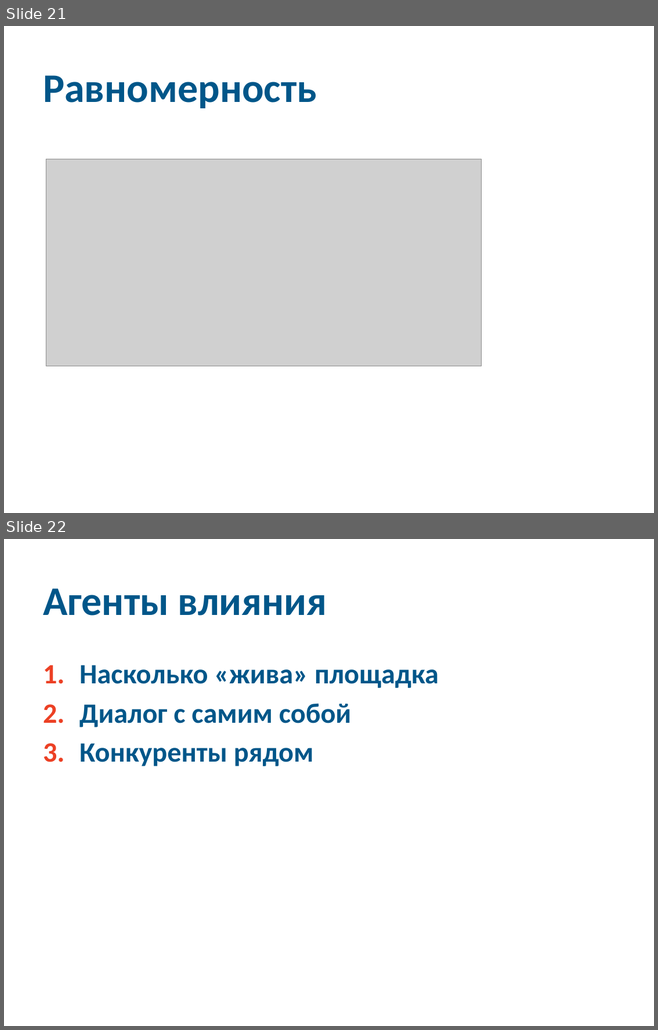
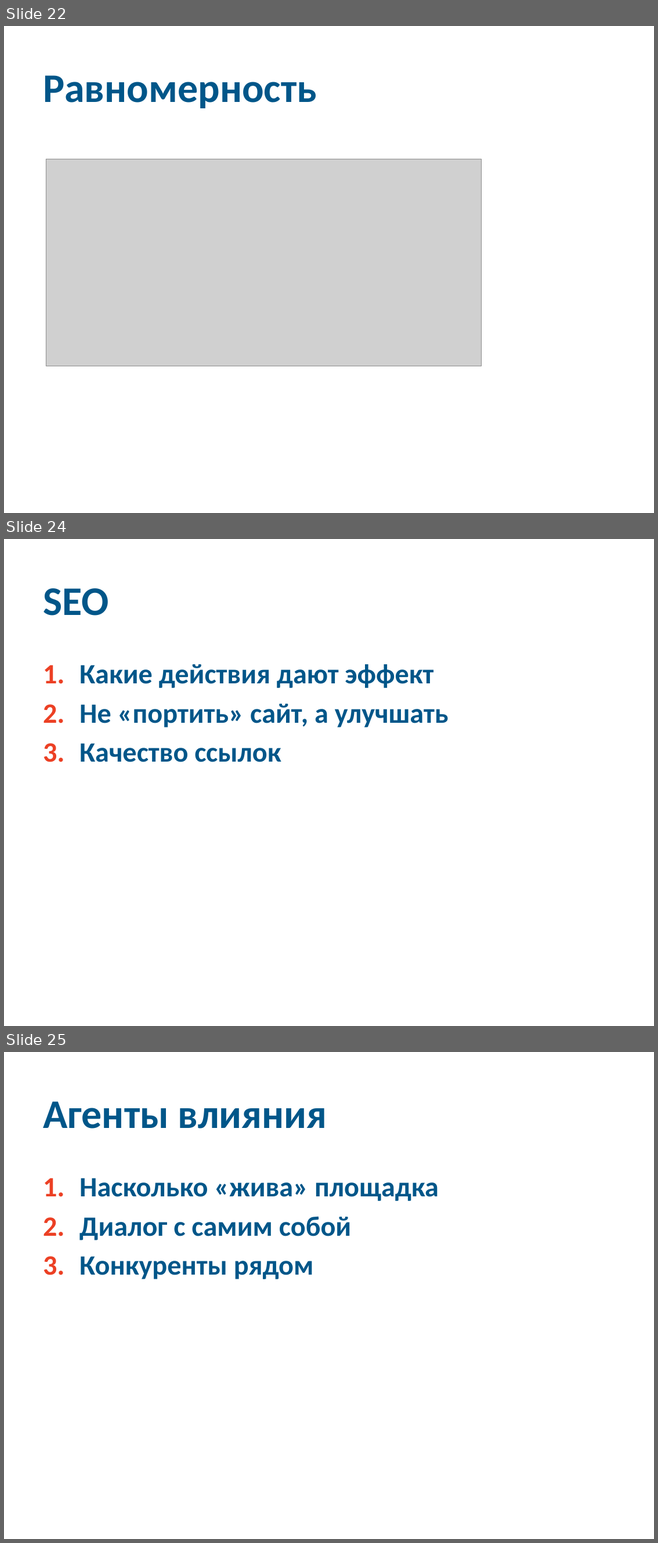
Before and after one commit to 2naive/2naive.github.io, a slide deck: ireklama.pptx. Shown one above the other, each under a label of ours: slides 21 and 22 before the commit, slides 22, 24 and 25 after it; the slides between them are not shown. The pictures are 658x1030 and 658x1543 pixels, drawn with LibreOffice and Linux fonts; fonts in the diff are those of the drawing; grey boxes stand for pictures. Boxes give left, top, right and bottom in pixels: in the first picture for what was removed or moved away, otherwise in the second. Text is boxed around its words. In the diff, an @@ line names an element or a change of style, - is before the commit and + after.

```diff
--- a/ireklama.pptx
+++ b/ireklama.pptx
@@ slide 24 added at (x1=4, y1=539, x2=654, y2=1026), background #FFFFFF @@
@@ title added at (x1=43, y1=588, x2=108, y2=616), 45 pt, text #005689, bold @@
+SEO
@@ text added at (x1=79, y1=664, x2=448, y2=762), 31 pt, text #005689, bold @@
+1. Какие действия дают эффект
+2. Не «портить» сайт, а улучшать
+3. Качество ссылок
@@ what was slide 21 is now slide 22 @@
@@ what was slide 22 is now slide 25 @@
```
Also in this commit, not shown: 4 slides changed, 2 other slides added, 1 other file.
